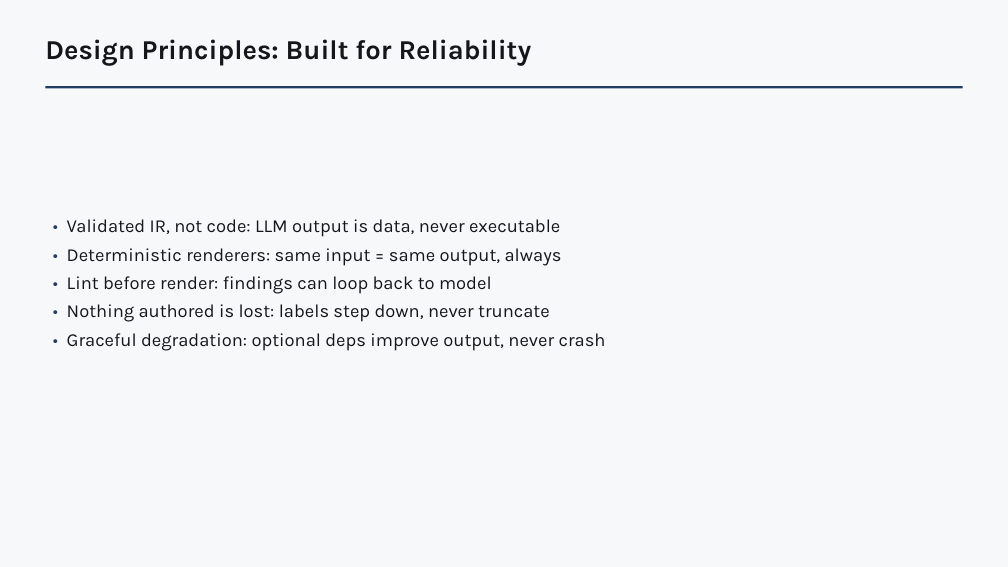
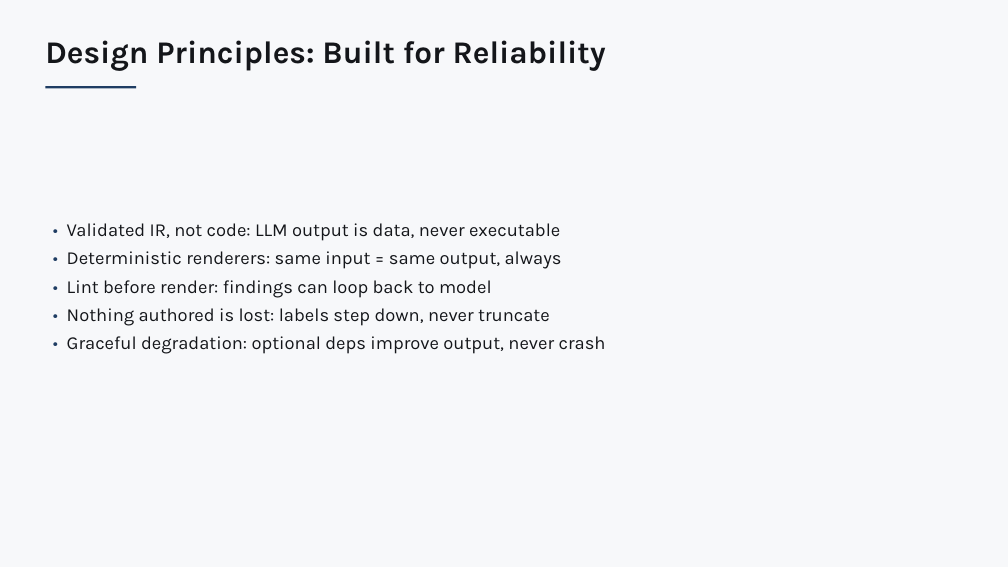
Before and after one commit to kirti34n/docloom, a slide deck: slide 15 of examples/dogfood/output/deck.pptx (slide 12 before the commit). Drawn at 1008x567 pixels with LibreOffice and Linux fonts; fonts in the diff are those of the drawing. Boxes give left, top, right and bottom in pixels: in the first picture for what was removed or moved away, otherwise in the second. Text is boxed around its words. In the diff, an @@ line names an element or a change of style, - is before the commit and + after.

```diff
--- a/examples/dogfood/output/deck.pptx
+++ b/examples/dogfood/output/deck.pptx
@@ text "Design Principles: Built for Reliability" at <box>45,40,606,71</box>: size 26 to 30 pt @@
@@ rectangle removed at <box>45,86,963,88</box> @@
@@ text "• Validated IR, not code: ...": place and size @@
-text "• Validated IR, not code: ..." at <box>67,219,606,351</box>
+text "• Validated IR, not code: ..." at <box>67,223,606,354</box>
```
Also in this commit, not shown: 12 other slides changed, 3 slides added, 18 other files.
